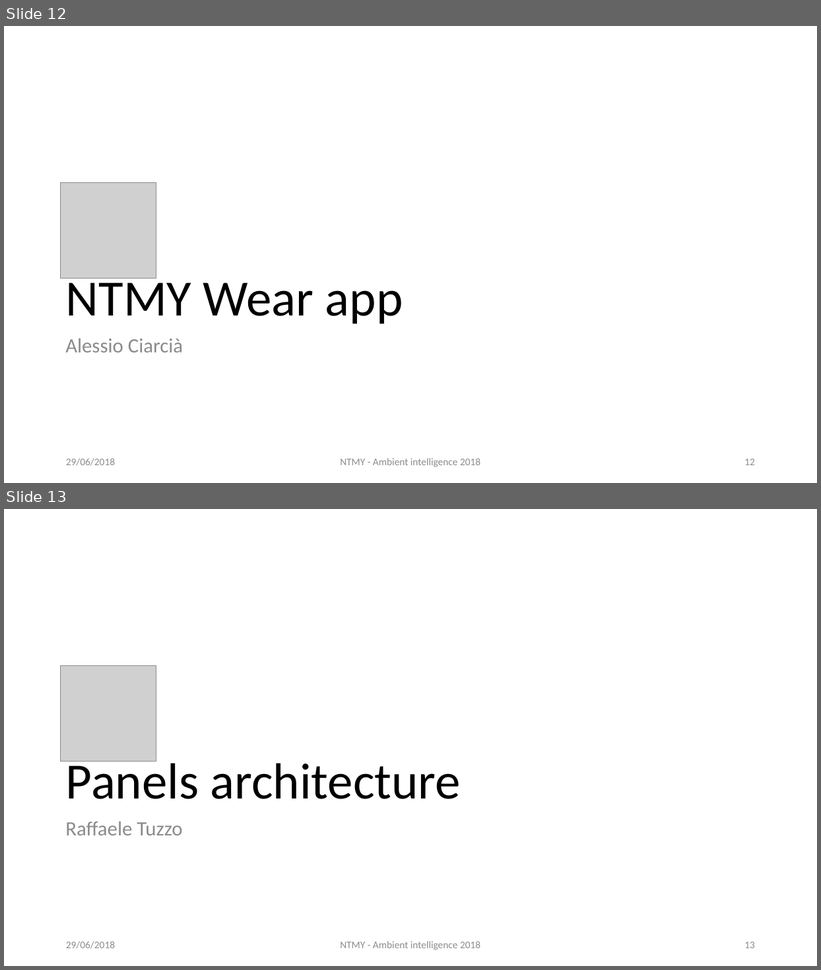
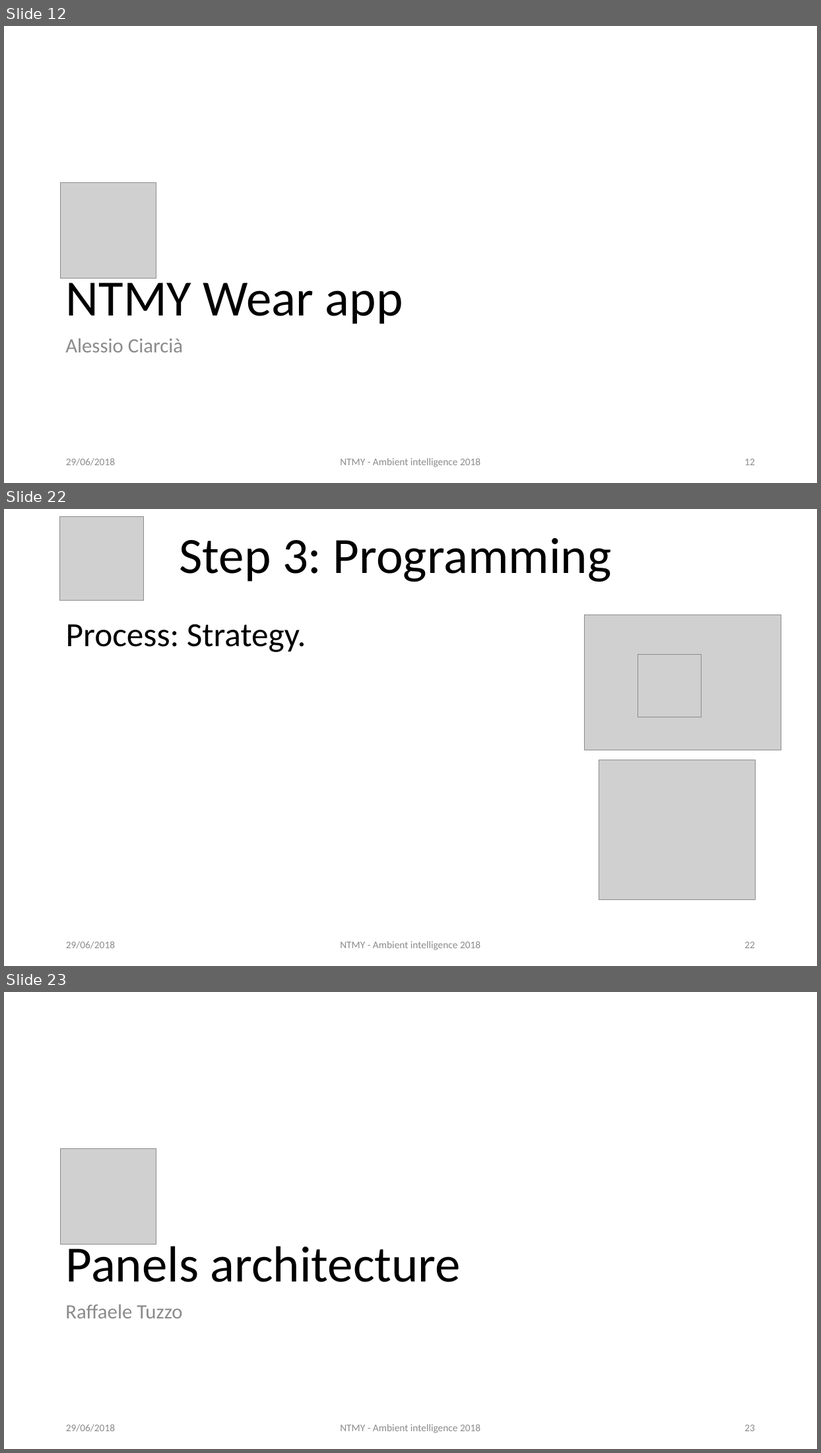
Before and after one commit to AmI-2018/NTMY-code, a slide deck: NTMY.pptx. Shown one above the other, each under a label of ours: slides 12 and 13 before the commit, slides 12, 22 and 23 after it; the slides between them are not shown. The pictures are 821x970 and 821x1453 pixels, drawn with LibreOffice and Linux fonts; fonts in the diff are those of the drawing; grey boxes stand for pictures. Boxes give left, top, right and bottom in pixels: in the first picture for what was removed or moved away, otherwise in the second. Text is boxed around its words. In the diff, an @@ line names an element or a change of style, - is before the commit and + after.

```diff
--- a/NTMY.pptx
+++ b/NTMY.pptx
@@ slide 22 added at (4, 509, 817, 966), background #FFFFFF @@
@@ picture added at (60, 517, 145, 601) @@
@@ title added at (180, 538, 611, 582), 60 pt, text #000000 @@
+Step 3: Programming
@@ text added at (66, 624, 306, 652), 40 pt, text #000000 @@
+Process: Strategy.
@@ picture added at (585, 615, 781, 751) @@
@@ picture added at (638, 655, 702, 717) @@
@@ picture added at (599, 760, 756, 900) @@
@@ text added at (66, 941, 115, 949), 12 pt, text #8C8C8C @@
+29/06/2018
@@ text added at (340, 941, 481, 951), 12 pt, text #8C8C8C @@
+NTMY - Ambient intelligence 2018
@@ page number added at (745, 942, 755, 949), 12 pt, text #8C8C8C @@
+22
@@ what was slide 13 is now slide 23 @@
@@ page number at (745, 1425, 755, 1432): text changed @@
-13
+23
```
Also in this commit, not shown: 9 other slides added, 1 other file.
